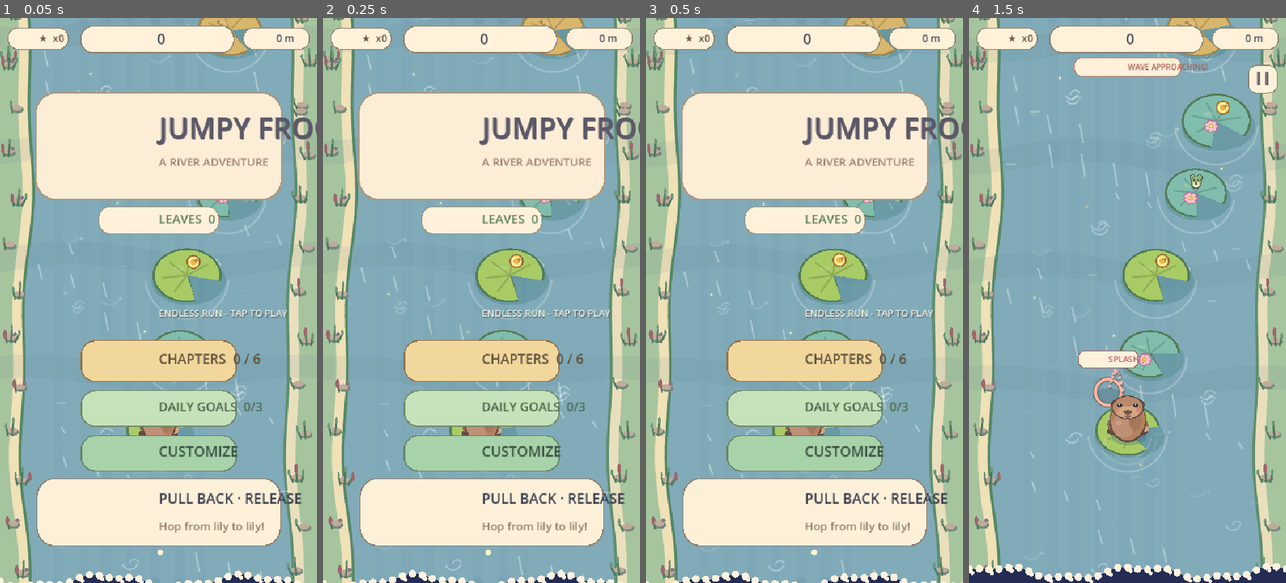
Above: before the commit, frames 1-4 (left to right).
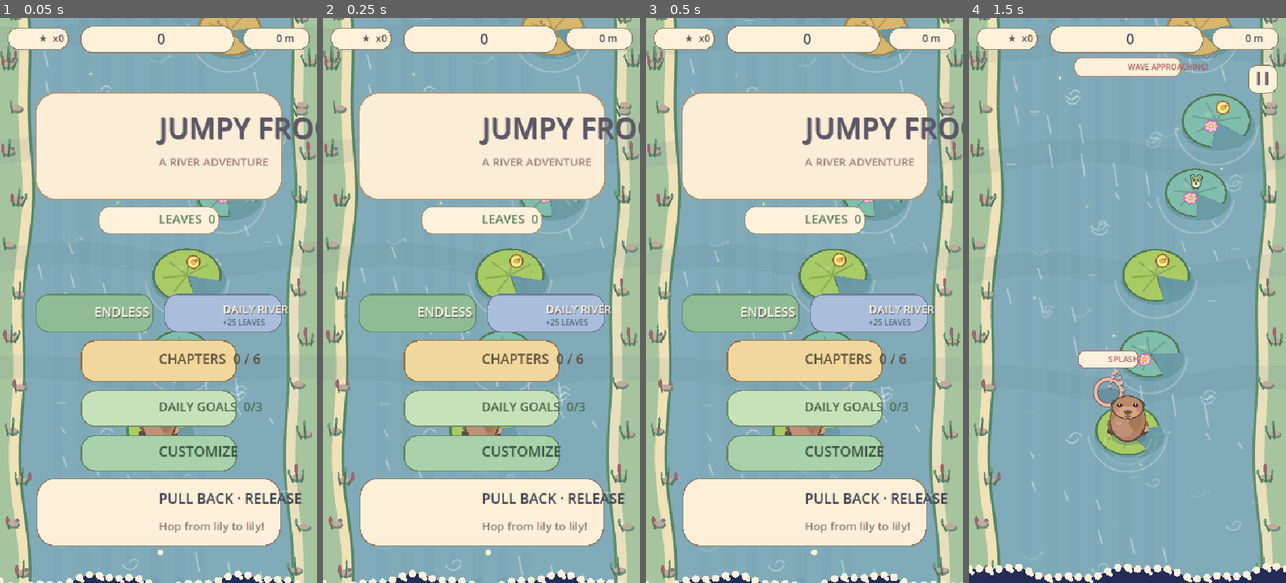
Above: after the commit, the same moments.

Repository: dbrckk/Jumpy-frog
Game: Godot game, scene res://main.tscn
Same seed, same stepped clock (60 frames per second), same inputs: the game is played once before the commit and once after it.
Inputs (mouse positions are in pixels of both pictures, inside the frame that each line leads up to):
- Up to frame 1 (0.05 s): no input
- Up to frame 2 (0.25 s): no input
- Up to frame 3 (0.5 s): no input
- Up to frame 4 (1.5 s): tap Enter at 0.5 s; move the mouse to (1197, 272) at 0.52 s; tap R at 0.6 s; click (1197, 272) at 0.67 s; tap Space at 0.77 s; drag from (1064, 328) to (1111, 413) at 1.27 s

The runs differ from the first frame. In frame 1, 4.8% of the frame differs, in the area x 11-92%, y 48-56%; in frame 2, 4.8%; in frame 3, 4.8%; in frame 4, nothing differs.

Commit message:
feat(ui): daily river entry, 180m progress and original daily completion screen

Diff:
--- a/scripts/art.gd
+++ b/scripts/art.gd
@@ -108,7 +108,10 @@
 	if mode == 8:
 		_chapter_select_overlay(c, chapters)
 	if mode == 9:
-		_chapter_clear_overlay(c, campaign_stage, clear_medal, clear_reward, chapters)
+		if campaign_stage == -2:
+			_daily_clear_overlay(c, clear_reward, daily, score)
+		else:
+			_chapter_clear_overlay(c, campaign_stage, clear_medal, clear_reward, chapters)
 
 static func _river(c: CanvasItem, t: float, cam: float, biome: int) -> void:
 	# Each chapter has its own original illustrated color script; no external textures.
@@ -462,14 +465,15 @@
 		rr(c, Rect2(476, 81, 48, 45), 14, CREAM, Color("#8c806e"), 1.5)
 		line(c, Vector2(493, 92), Vector2(493, 113), Color("#6c6470"), 4.0)
 		line(c, Vector2(507, 92), Vector2(507, 113), Color("#6c6470"), 4.0)
-	if campaign_stage >= 0 and mode in [1, 2, 3, 4, 9]:
-		var level: Dictionary = chapters.chapter(campaign_stage)
+	if (campaign_stage >= 0 or campaign_stage == -2) and mode in [1, 2, 3, 4, 9]:
+		var level: Dictionary = chapters.chapter(campaign_stage) if campaign_stage >= 0 else {"target": 180}
 		var target := int(level["target"])
 		var fraction := clampf(float(distance) / float(target), 0.0, 1.0)
 		rr(c, Rect2(131, 111, 277, 36), 17, Color("#f7edda"), Color("#817e75"), 1.4)
 		rr(c, Rect2(143, 139, 252, 4), 2, Color("#d2d1c0"))
 		rr(c, Rect2(143, 139, 252.0 * fraction, 4), 2, Color("#92bd84"))
-		text(c, "CHAPTER %d   %d/%d m" % [campaign_stage + 1, distance, target], Vector2(270, 126), 15, INK)
+		var progress_title := "DAILY RIVER" if campaign_stage == -2 else "CHAPTER %d" % (campaign_stage + 1)
+		text(c, "%s   %d/%d m" % [progress_title, distance, target], Vector2(270, 126), 15, INK)
 	if biome_banner > 0.0 and mode in [1, 2, 3]:
 		var names := ["SUNNY BANKS", "LILY GARDEN", "GOLDEN REEDS", "MOONLIT POND", "CRYSTAL RIVER", "STORMY RAPIDS"]
 		var alpha := minf(1.0, biome_banner * 1.5)
@@ -499,7 +503,12 @@
 		text(c, label, Vector2(270, 429), 18, Color("#755d4f"))
 	rr(c, Rect2(139, 549, 262, 67), 23, Color("#f2d79d"), Color("#92734d"), 2.1)
 	text(c, "CHAPTERS  %d / 6" % chapters.completed_count(), Vector2(270, 579), 23, Color("#60533f"))
-	text(c, "ENDLESS RUN - TAP TO PLAY", Vector2(270, 501), 16, Color("#e6f4df"), true)
+	rr(c, Rect2(62, 470, 197, 62), 22, Color("#8fbc94"), Color("#658b75"), 2)
+	text(c, "ENDLESS", Vector2(160, 499), 22, Color("#f7f6df"), true)
+	rr(c, Rect2(281, 470, 197, 62), 22, Color("#aabedc"), Color("#717e9b"), 2)
+	text(c, "DAILY RIVER", Vector2(379, 494), 19, Color("#fff5db"), true)
+	var today_status := "DONE" if daily.river_complete_today() else "+25 LEAVES"
+	text(c, today_status, Vector2(379, 517), 13, Color("#506277"))
 	rr(c, Rect2(139, 634, 262, 58), 23, Color("#c6e2ba"), Color("#748b6b"), 2.2)
 	text(c, "DAILY GOALS  %d/3" % daily.completion_count(), Vector2(270, 660), 21, Color("#4b654b"))
 	rr(c, Rect2(139, 710, 262, 58), 23, Color("#a8d2aa"), Color("#668569"), 2.2)
@@ -626,6 +635,22 @@
 	text(c, "BACK TO HOME", Vector2(270, 826), 25, Color("#3d594b"))
 
 
+static func _daily_clear_overlay(c: CanvasItem, reward: int, daily: RefCounted, score: int) -> void:
+	c.draw_rect(Rect2(0, 0, W, H), Color(0.10, 0.19, 0.30, 0.72))
+	rr(c, Rect2(39, 243, 462, 515), 34, Color("#fff2d9"), Color("#a89479"), 4.0)
+	text(c, "DAILY RIVER!", Vector2(270, 306), 43, Color("#577582"), true)
+	text(c, "TODAY'S CHALLENGE COMPLETED", Vector2(270, 357), 20, Color("#697d75"))
+	text(c, "★", Vector2(270, 435), 78, Color("#e0b451"), true)
+	text(c, "SCORE  %s" % _commas(score), Vector2(270, 505), 26, INK)
+	text(c, "TODAY'S BEST  %s" % _commas(daily.river_best_score), Vector2(270, 548), 18, Color("#827d77"))
+	var prize := "+%d LEAVES" % reward if reward > 0 else "TODAY'S BONUS ALREADY CLAIMED"
+	text(c, prize, Vector2(270, 588), 20, Color("#668957"))
+	rr(c, Rect2(72, 633, 195, 66), 24, Color("#9fcf8b"), Color("#638761"), 2)
+	text(c, "PLAY AGAIN", Vector2(169, 663), 19, Color("#435c49"))
+	rr(c, Rect2(285, 633, 190, 66), 24, Color("#e8d8b8"), Color("#938573"), 2)
+	text(c, "HOME", Vector2(380, 663), 25, Color("#6a5d54"))
+
+
 static func _chapter_clear_overlay(c: CanvasItem, index: int, stars: int, reward: int, chapters: RefCounted) -> void:
 	if index < 0:
 		return
